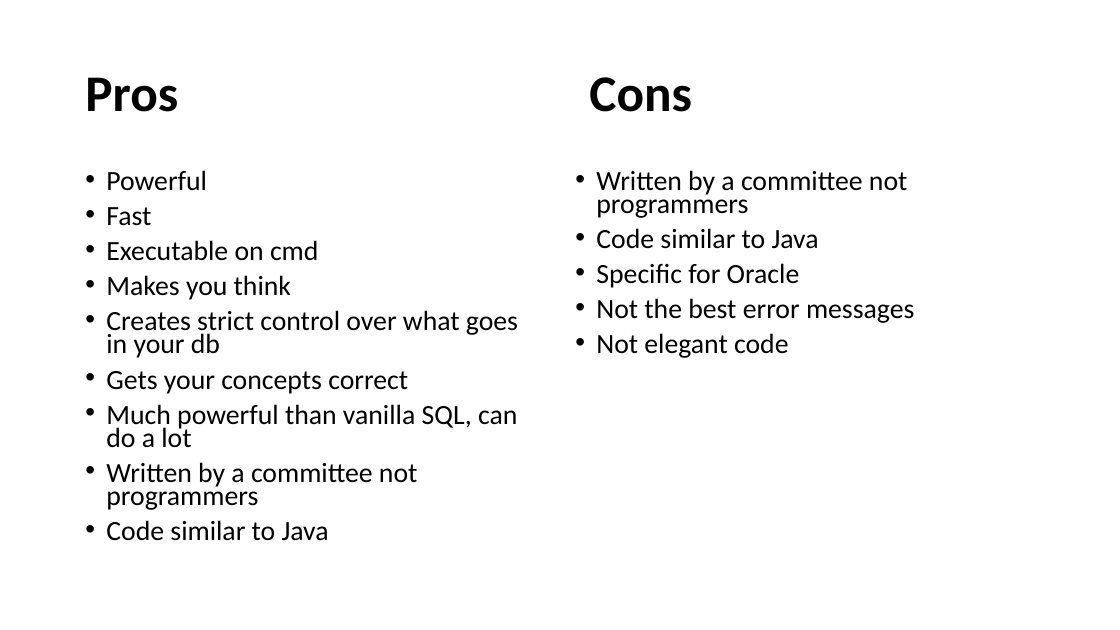
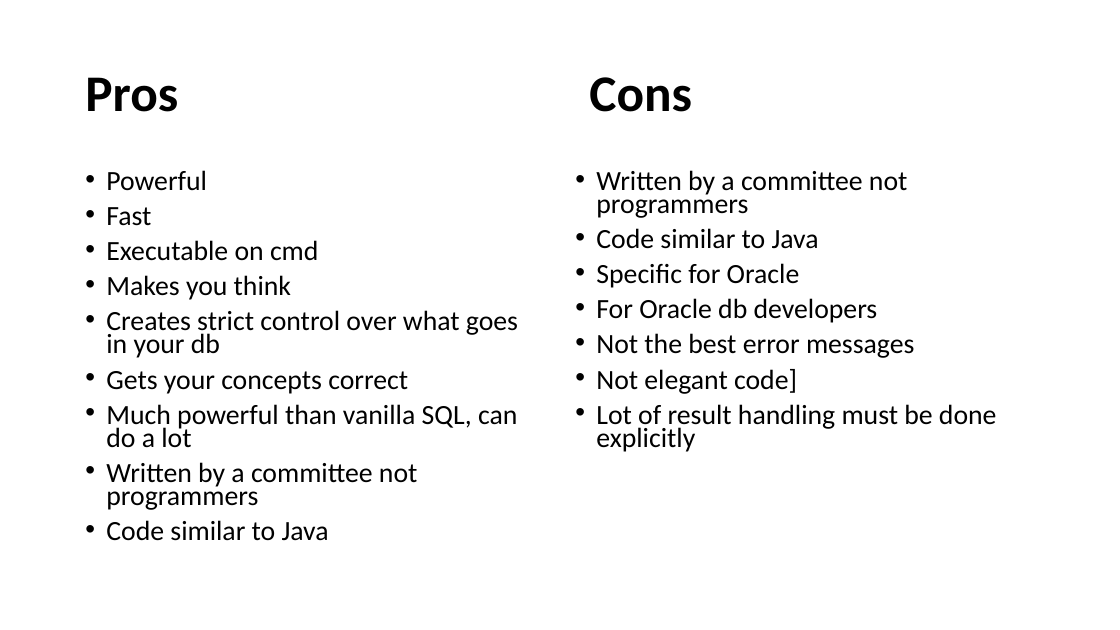
Before and after one commit to bhatt-keshav/learnPLSQL, a slide deck: slide 2 of SalientFeatures.pptx. Drawn at 1120x630 pixels with LibreOffice and Linux fonts; fonts in the diff are those of the drawing. Boxes give left, top, right and bottom in pixels: in the first picture for what was removed or moved away, otherwise in the second. Text is boxed around its words. In the diff, an @@ line names an element or a change of style, - is before the commit and + after.

```diff
--- a/SalientFeatures.pptx
+++ b/SalientFeatures.pptx
@@ text at (596,298,878,323): paragraph added @@
+• For Oracle db developers
@@ text at (596,369,997,452): text changed @@
-• Not elegant code
+• Not elegant code]
+• Lot of result handling must be done explicitly
```
Also in this commit, not shown: 3 other slides changed, 2 other files.
